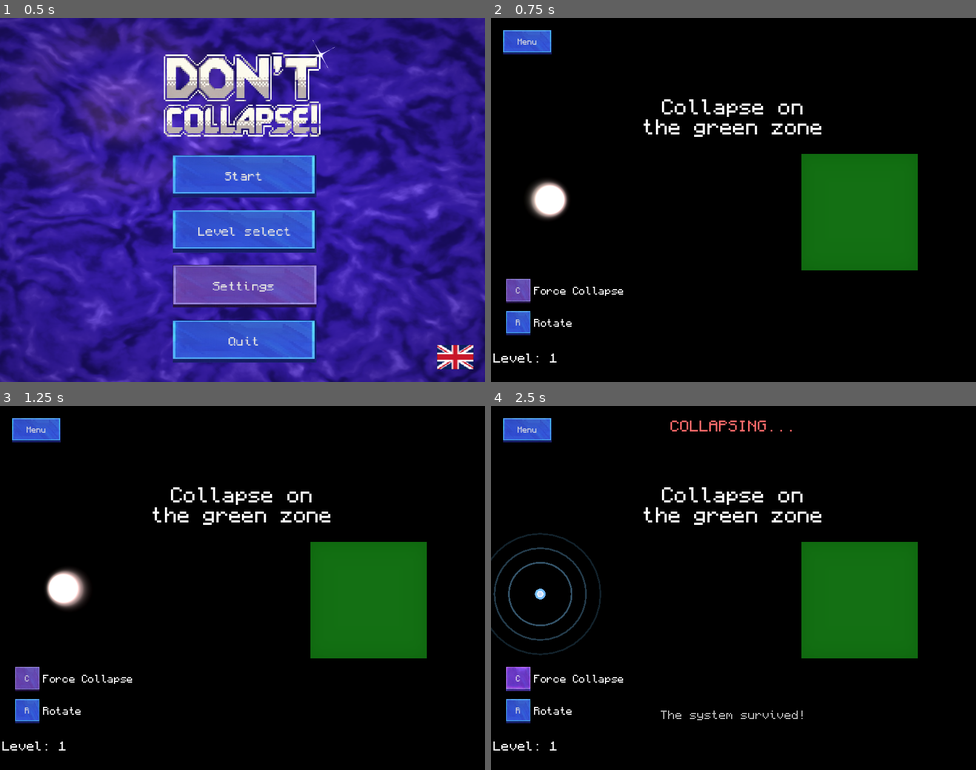
Above: before the commit, frames 1-4 (two rows, left to right).
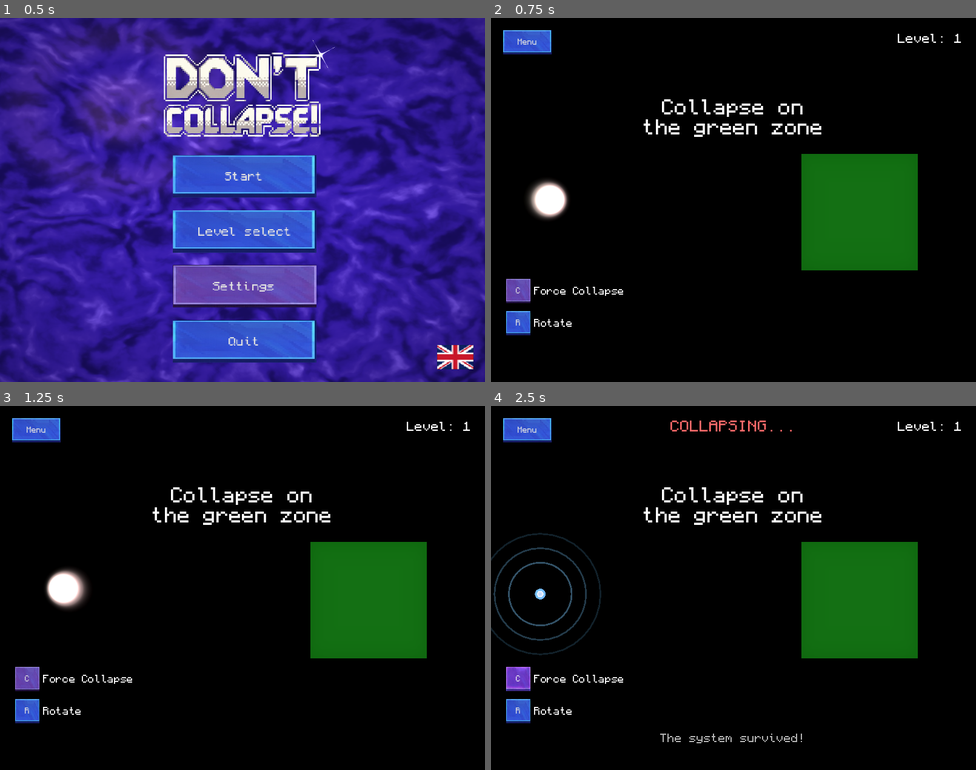
Above: after the commit, the same moments.

Repository: magnoint13/brinqo-2026
Game: Godot game, scene res://ui/MainMenu.tscn
The game is run twice, just before and just after one commit, with the same random seed, the same clock (stepped at 60 frames per second) and the same inputs. Video files are missing from this copy of the repository; at most half a second of black plays in their place. Sound files missing from this copy of the repository are replaced by a short silence.
Inputs:
- Up to frame 1 (0.5 s): no input
- Up to frame 2 (0.75 s): click "Start" at 0.5 s
- Up to frame 3 (1.25 s): no input
- Up to frame 4 (2.5 s): click "R" at 1.25 s; click "C" at 2 s

Frame 1 is identical in both runs. In frame 2, 0.2% of the frame differs, in the area x 0-97%, y 4-95%; in frame 3, 0.2%; in frame 4, 0.6%.

Commit message:
fix UI: nivel actual + posicionamiento de textos

Diff:
--- a/ui/HUD.gd
+++ b/ui/HUD.gd
@@ -7,6 +7,7 @@
 @onready var pause_menu = $UI/PauseMenu
 @onready var rotate_button = $UI/RotateContainer/RotateButton
 @onready var collapse_button = $UI/CollapseContainer/CollapseButton
+@onready var level_label = $UI/LevelLabel
 
 var max_collapse_time: float = 15.0
 var is_paused: bool = false
@@ -20,6 +21,8 @@
 	menu_button.pressed.connect(_on_menu_pressed)
 	pause_menu.hide_pause_menu()
 	# Note: Color is now handled by the shader gradient texture, not modulate
+
+	level_label.text = tr('LEVEL_BUTTON_PREFIX') + ': %d' % GameManager.current_level
 
 	# Store original styles for buttons
 	if rotate_button:
--- a/ui/HUD.tscn
+++ b/ui/HUD.tscn
@@ -63,10 +63,10 @@
 anchors_preset = 1
 anchor_left = 1.0
 anchor_right = 1.0
-offset_left = -776.0
-offset_top = 550.0
-offset_right = -689.0
-offset_bottom = 580.0
+offset_left = -129.0
+offset_top = 23.0
+offset_right = -22.0
+offset_bottom = 53.0
 grow_horizontal = 0
 theme_override_font_sizes/font_size = 20
 text = "Level: 1"
@@ -95,10 +95,10 @@
 anchors_preset = 5
 anchor_left = 0.5
 anchor_right = 0.5
-offset_left = -200.0
-offset_top = 500.0
-offset_right = 200.0
-offset_bottom = 540.0
+offset_left = -401.0
+offset_top = 538.0
+offset_right = 400.0
+offset_bottom = 578.0
 grow_horizontal = 2
 theme_override_font_sizes/font_size = 18
 horizontal_alignment = 1
Not shown: 2 places in ui/HUD.tscn that only renumber resources
